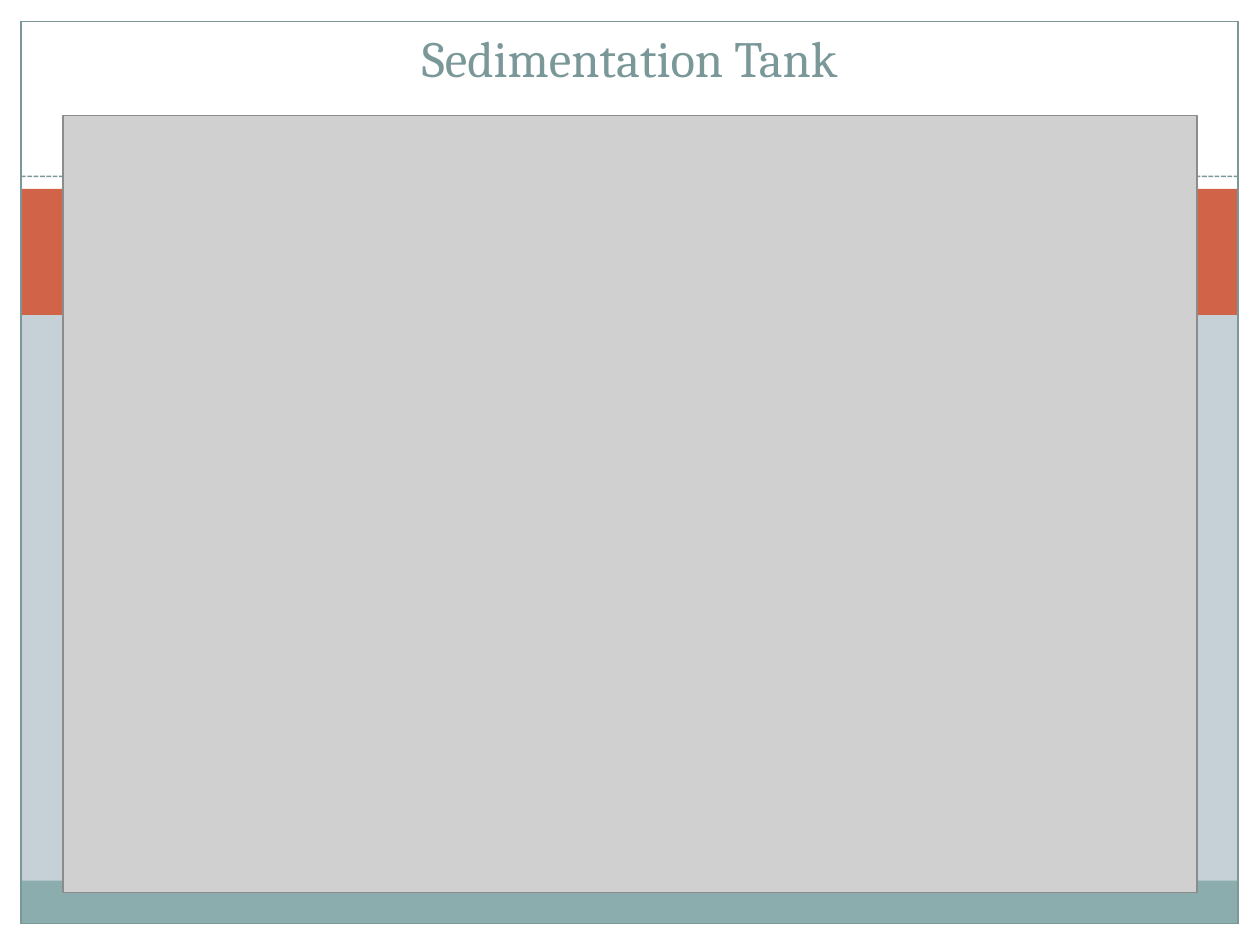
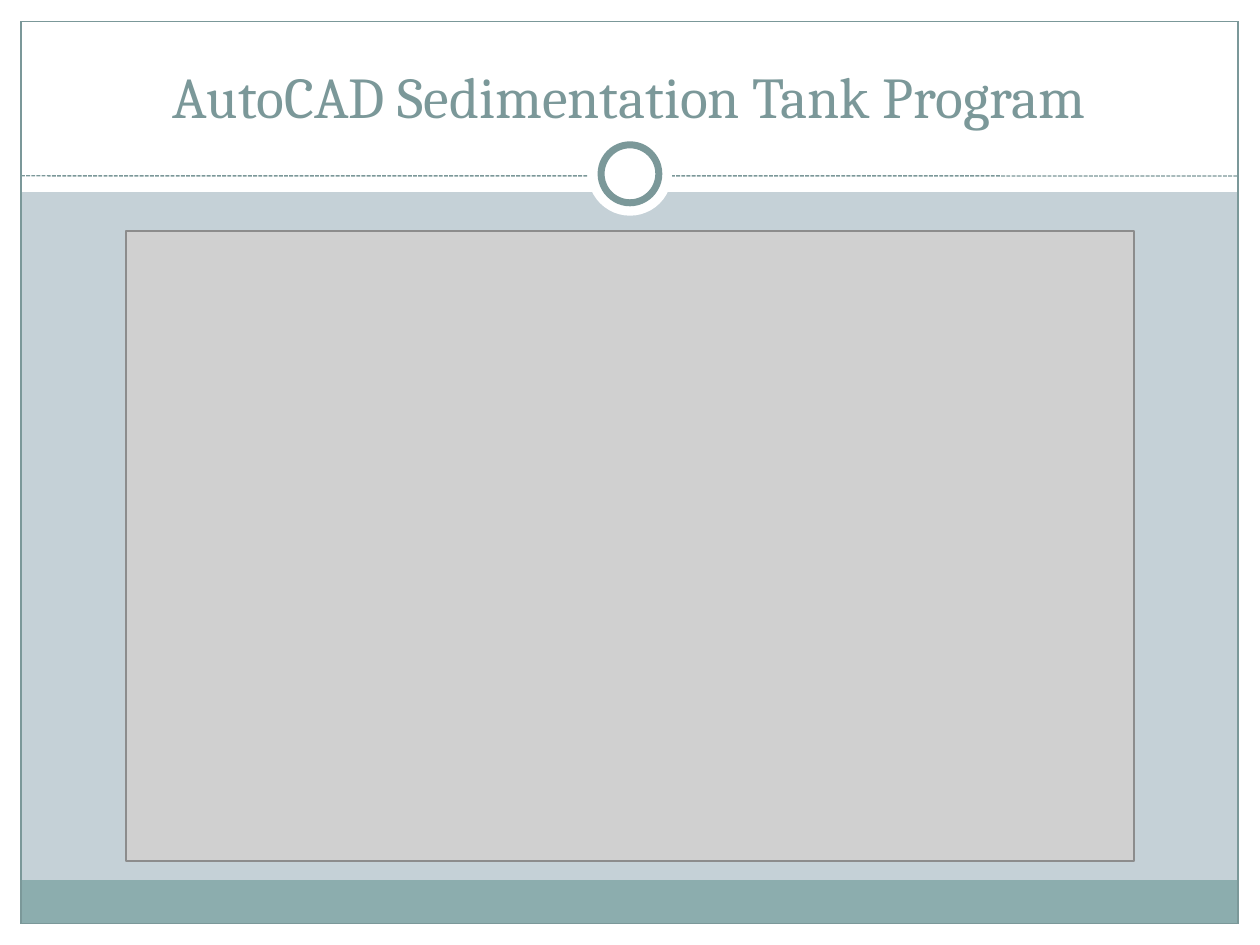
Before and after one commit to AguaClara/mathcad, a slide deck: slide 17 of Automated Design/AutoCAD Help (Documentation)/Automated Design.ppt. Drawn at 1260x945 pixels with LibreOffice and Linux fonts; fonts in the diff are those of the drawing; grey boxes stand for pictures. Boxes give left, top, right and bottom in pixels: in the first picture for what was removed or moved away, otherwise in the second. Text is boxed around its words. In the diff, an @@ line names an element or a change of style, - is before the commit and + after.

```diff
--- a/Automated Design/AutoCAD Help (Documentation)/Automated Design.ppt
+++ b/Automated Design/AutoCAD Help (Documentation)/Automated Design.ppt
@@ rectangle: place and size @@
-rectangle at (0,0,1260,199)
+rectangle at (0,0,1260,192)
@@ title at (173,78,1086,131): text changed; size 29 to 33 pt @@
-Sedimentation Tank
+AutoCAD Sedimentation Tank Program
@@ ellipse added at (588,132,673,217), fill #FFFFFF @@
@@ ellipse added at (601,145,659,203), fill #FFFFFF, outline #7B9899 4 pt @@
@@ line (21, 176) - (1239, 176): stroke #7B9899 0.91 pt dashed to #7B9899 0.74 pt dashed @@
@@ rectangle removed at (21,189,1239,315) @@
@@ picture: place and size @@
-picture at (63,116,1197,893)
+picture at (126,231,1134,861)
```
Also in this commit, not shown: 20 other slides changed, 3 slides added, 3 slides removed.
